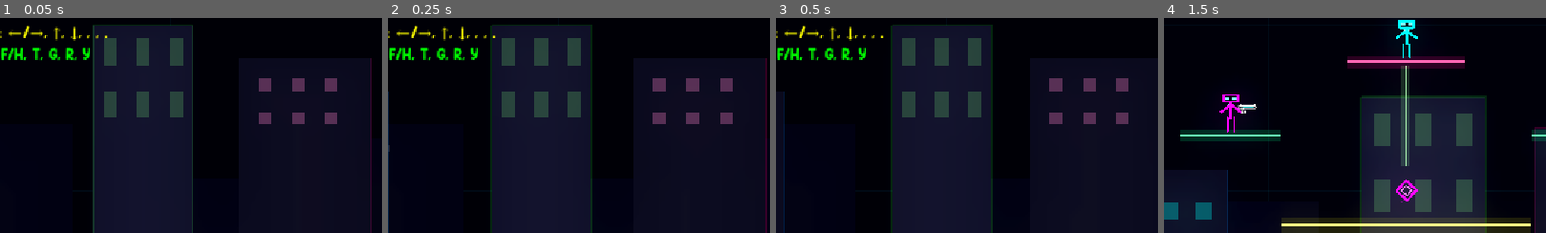
Above: before the commit, frames 1-4 (left to right).
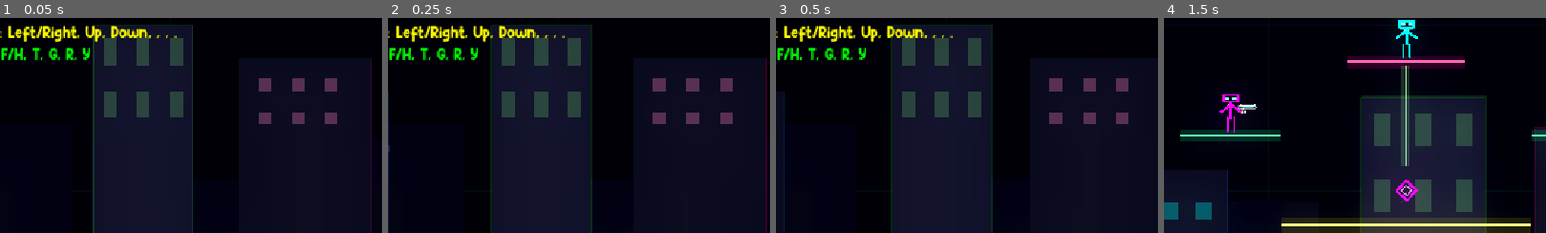
Above: after the commit, the same moments.

Repository: AbstractMelon/tiny-twigs
Game: Godot game, scene res://scenes/menu/menu.tscn
Two runs of this game, one before a commit and one after it. Both use one fixed random seed, a clock stepped at 60 frames per second and the inputs below.
Inputs:
- Up to frame 1 (0.05 s): no input
- Up to frame 2 (0.25 s): no input
- Up to frame 3 (0.5 s): no input
- Up to frame 4 (1.5 s): tap Enter at 0.5 s; hold D from 0.53 s (still down); tap 2 at 0.6 s; tap Space at 0.77 s; tap 6 at 1.35 s
The pictures show only the part of the screen within x 30-80%, y 37-87%; the shares and areas given below are measured in that part.

The runs differ from the first frame. In frame 1, 1.5% of the frame differs, in the area x 2-47%, y 3-12%; in frame 2, 1.5%; in frame 3, 1.5%; in frame 4, nothing differs.

Commit message:
Fix web build

Diff:
--- a/entities/weapons/weapon_pickup.gd
+++ b/entities/weapons/weapon_pickup.gd
@@ -30,7 +30,7 @@
 	elif weapon_type == "burst":
 		scene_path = "res://entities/weapons/weapon_scenes/burst_rifle.tscn"
 
-	if FileAccess.file_exists(scene_path):
+	if ResourceLoader.exists(scene_path):
 		weapon_scene = load(scene_path)
 		# Update pickup visuals to match weapon color
 		var temp_weapon = weapon_scene.instantiate()
--- a/scenes/main/background.tscn
+++ b/scenes/main/background.tscn
@@ -6,6 +6,7 @@
 
 [node name="Sky" type="ParallaxLayer" parent="ParallaxBackground" unique_id=1991737989]
 motion_scale = Vector2(0, 0)
+motion_mirroring = Vector2(1152, 648)
 
 [node name="ColorRect" type="ColorRect" parent="ParallaxBackground/Sky" unique_id=459650919]
 offset_right = 1152.0
@@ -90,7 +91,7 @@
 offset_left = 50.0
 offset_top = 450.0
 offset_right = 150.0
-offset_bottom = 700.0
+offset_bottom = 2000.0
 color = Color(0.0313726, 0.0313726, 0.0784314, 1)
 
 [node name="Windows" type="Node2D" parent="ParallaxBackground/DistantBuildings/Building1" unique_id=2044331068]
@@ -112,7 +113,7 @@
 offset_left = 300.0
 offset_top = 400.0
 offset_right = 450.0
-offset_bottom = 700.0
+offset_bottom = 2000.0
 color = Color(0.0313726, 0.0313726, 0.0784314, 1)
 
 [node name="Windows" type="Node2D" parent="ParallaxBackground/DistantBuildings/Building2" unique_id=932938685]
@@ -128,7 +129,7 @@
 offset_left = 600.0
 offset_top = 480.0
 offset_right = 720.0
-offset_bottom = 700.0
+offset_bottom = 2000.0
 color = Color(0.0313726, 0.0313726, 0.0784314, 1)
 
 [node name="Windows" type="Node2D" parent="ParallaxBackground/DistantBuildings/Building3" unique_id=2006264750]
@@ -144,7 +145,7 @@
 offset_left = 850.0
 offset_top = 420.0
 offset_right = 1000.0
-offset_bottom = 700.0
+offset_bottom = 2000.0
 color = Color(0.0313726, 0.0313726, 0.0784314, 1)
 
 [node name="Windows" type="Node2D" parent="ParallaxBackground/DistantBuildings/Building4" unique_id=607801522]
@@ -164,11 +165,11 @@
 offset_left = 180.0
 offset_top = 350.0
 offset_right = 330.0
-offset_bottom = 700.0
+offset_bottom = 2000.0
 color = Color(0.0588235, 0.0588235, 0.117647, 1)
 
 [node name="Outline" type="Line2D" parent="ParallaxBackground/MidBuildings/Building1" unique_id=1028947940]
-points = PackedVector2Array(0, 0, 150, 0, 150, 350, 0, 350, 0, 0)
+points = PackedVector2Array(0, 0, 150, 0, 150, 2000, 0, 2000, 0, 0)
 width = 1.5
 default_color = Color(0, 0.501961, 1, 0.2)
 
@@ -215,7 +216,7 @@
 offset_left = 700.0
 offset_top = 300.0
 offset_right = 900.0
-offset_bottom = 700.0
+offset_bottom = 2000.0
 color = Color(0.0588235, 0.0588235, 0.117647, 1)
 
 [node name="Outline" type="Line2D" parent="ParallaxBackground/MidBuildings/Building2" unique_id=713757728]
@@ -270,7 +271,7 @@
 offset_left = 480.0
 offset_top = 250.0
 offset_right = 630.0
-offset_bottom = 700.0
+offset_bottom = 2000.0
 color = Color(0.0784314, 0.0784314, 0.156863, 1)
 
 [node name="Outline" type="Line2D" parent="ParallaxBackground/NearBuildings/Building1" unique_id=1502497908]
@@ -321,7 +322,7 @@
 offset_left = 1000.0
 offset_top = 380.0
 offset_right = 1120.0
-offset_bottom = 700.0
+offset_bottom = 2000.0
 color = Color(0.0784314, 0.0784314, 0.156863, 1)
 
 [node name="Outline" type="Line2D" parent="ParallaxBackground/NearBuildings/Building2" unique_id=477468358]
--- a/systems/input_manager.gd
+++ b/systems/input_manager.gd
@@ -18,7 +18,7 @@
 	3: {
 		"name": "Arrows + ,.",
 		"keys": [KEY_LEFT, KEY_RIGHT, KEY_UP, KEY_DOWN, KEY_COMMA, KEY_PERIOD],
-		"display": "←/→, ↑, ↓, , , ."
+		"display": "Left/Right, Up, Down, , , ."
 	},
 	4: {
 		"name": "TFGH + RY",
